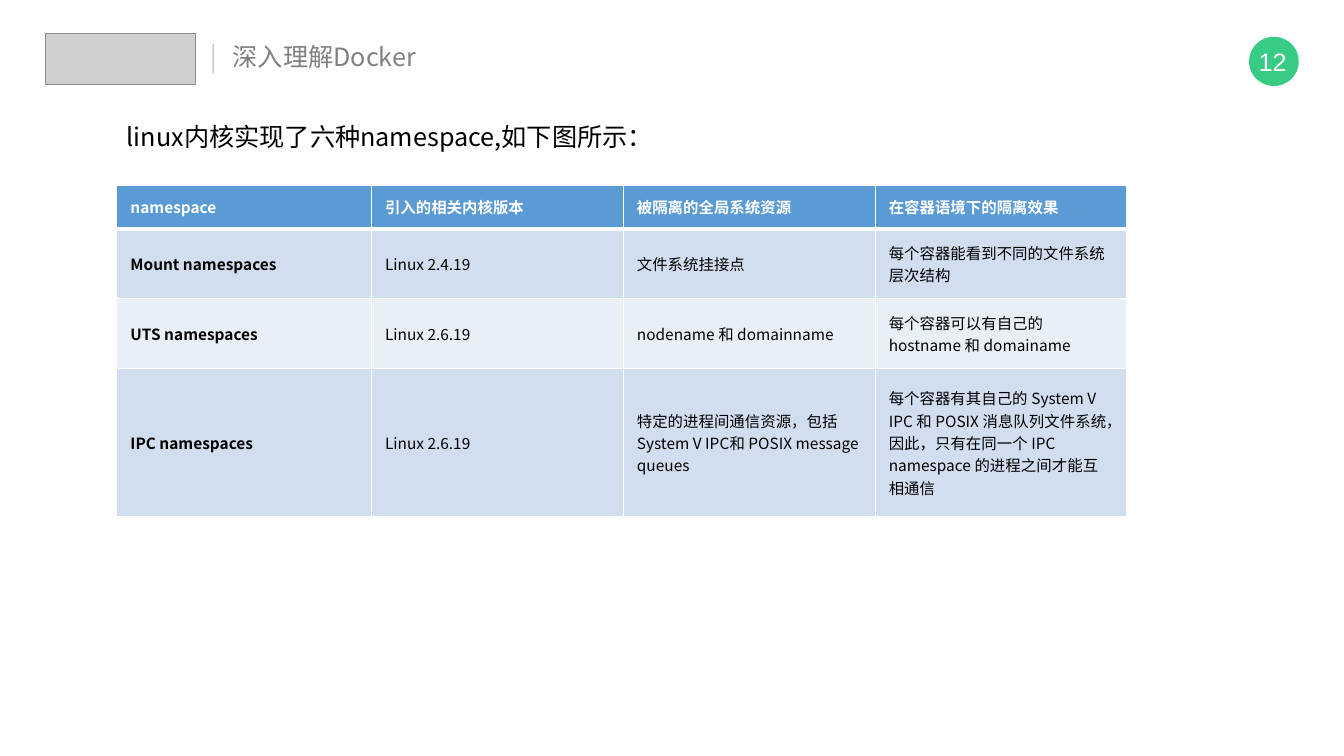
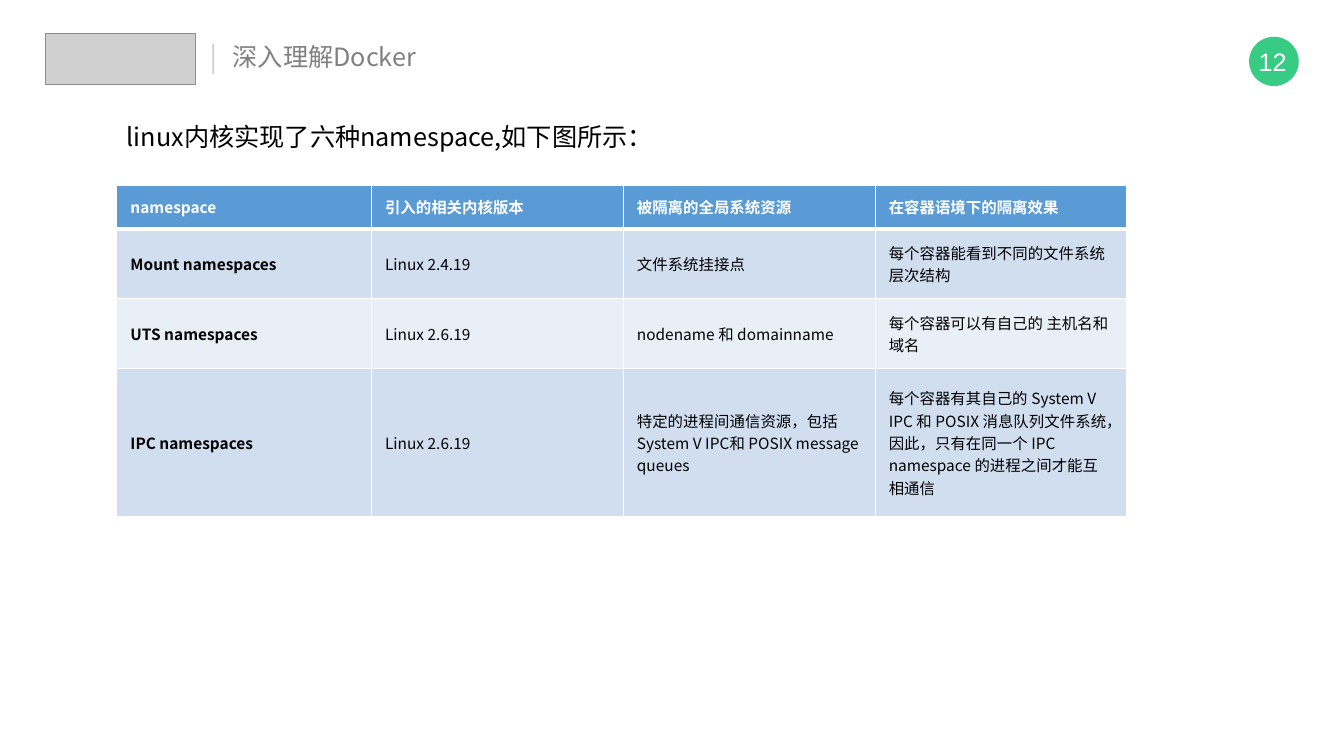
Before and after one commit to IT18Monkey/java-learn-note, a slide deck: slide 16 of 技术分享/浅尝docker.pptx. Drawn at 1344x756 pixels with LibreOffice and Linux fonts; fonts in the diff are those of the drawing; grey boxes stand for pictures. Boxes give left, top, right and bottom in pixels: in the first picture for what was removed or moved away, otherwise in the second. Text is boxed around its words. In the diff, an @@ line names an element or a change of style, - is before the commit and + after.

```diff
--- a/技术分享/浅尝docker.pptx
+++ b/技术分享/浅尝docker.pptx
@@ table at box(117, 186, 1128, 517) @@
-row 3, column 4: 每个容器可以有自己的 hostname 和 domainame
+row 3, column 4: 每个容器可以有自己的 主机名和 域名
```
Also in this commit, not shown: 4 other slides changed, 2 slides added, 1 slide removed.
